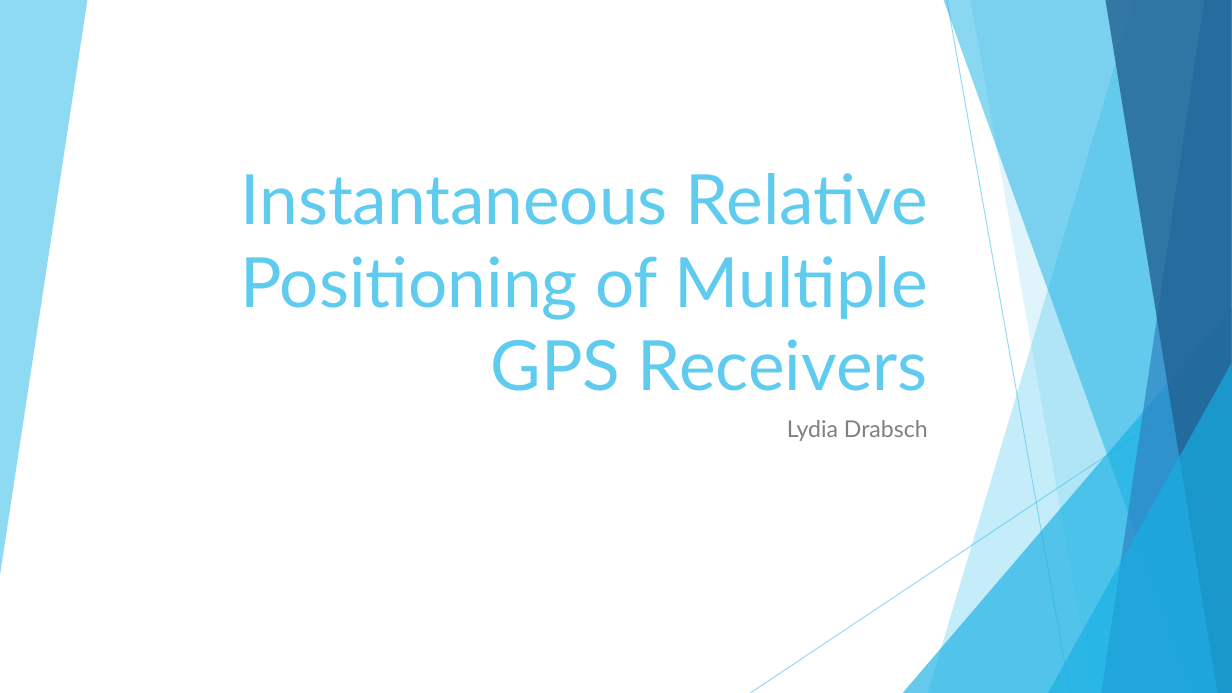
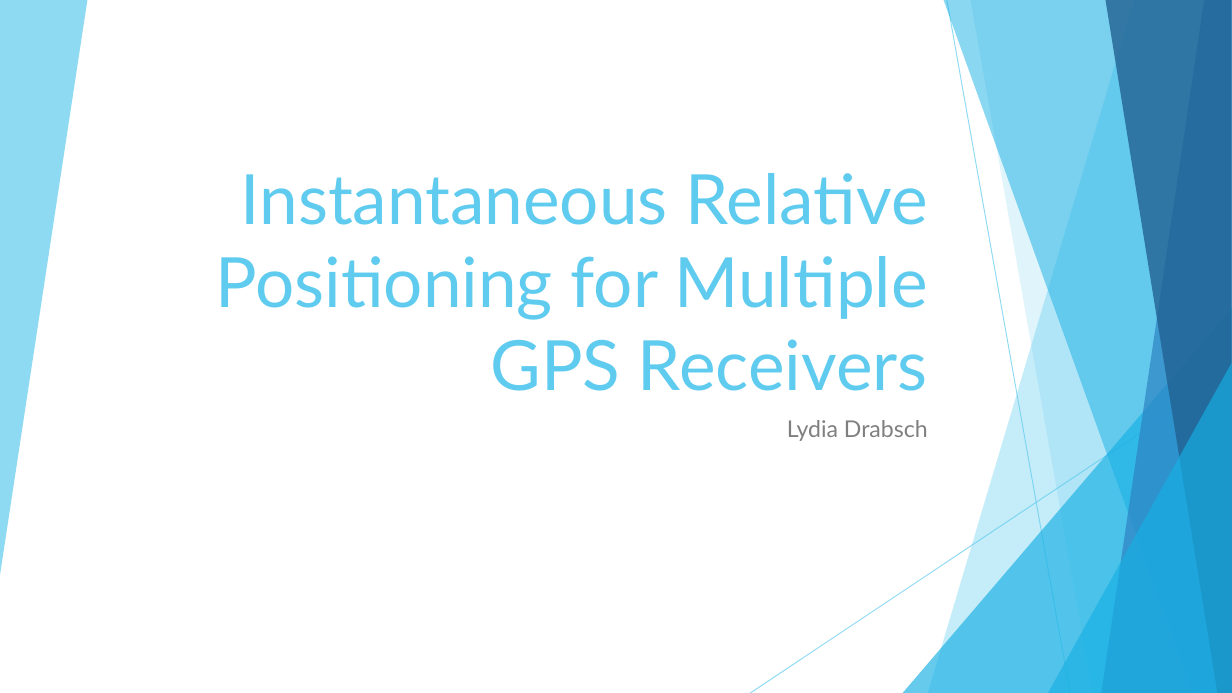
Before and after one commit to Lydia-D/Thesis_GH, a slide deck: slide 1 of Instantaneous Relative Positioning of Multiple GPS Receivers.pptx. Drawn at 1232x693 pixels with LibreOffice and Linux fonts; fonts in the diff are those of the drawing. Boxes give left, top, right and bottom in pixels: in the first picture for what was removed or moved away, otherwise in the second. Text is boxed around its words. In the diff, an @@ line names an element or a change of style, - is before the commit and + after.

```diff
--- a/Instantaneous Relative Positioning of Multiple GPS Receivers.pptx
+++ b/Instantaneous Relative Positioning of Multiple GPS Receivers.pptx
@@ title at (x1=215, y1=173, x2=928, y2=391): text changed @@
-Instantaneous Relative Positioning of Multiple GPS Receivers
+Instantaneous Relative Positioning for Multiple GPS Receivers
```
Also in this commit, not shown: 1 other slide changed, 14 slides added, 13 slides removed, 33 other files.
